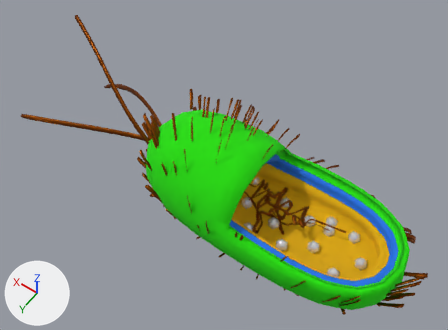
An edit to the glTF model scene.glb, drawn before and after from the same camera.
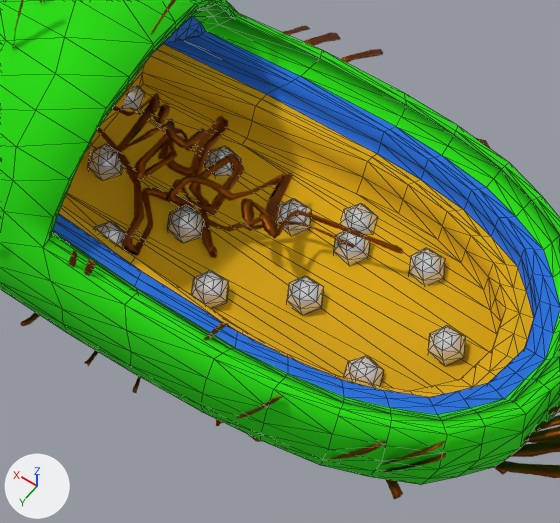
Old and new are each drawn whole from a camera (50 mm lens) standing at (-5.31, 10.02, 16.46) and looking at (2.21, -0.51, -0.08) and again close up on the part from 47% to 89% of the width and 45% to 98% of the height. Every picture has the same lights, and +X, +Y and +Z are marked at lower left. The close-ups show mesh edges as thin lines.

In view in the first close-up: 'Lines', 'Mesh', 'Sphere', 'cell'.
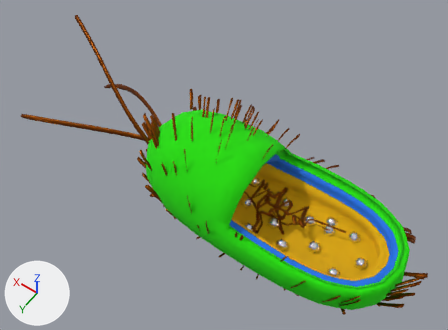
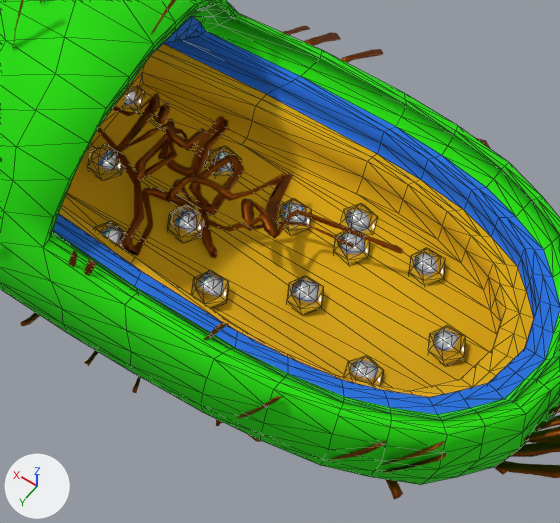
The change in detail:
In material 'ribo' (mat_ribo), metallic goes from 0.5 to 1.0.
In material 'ribo' (mat_ribo), roughness goes from 0.0 to 0.2.

Location of each change, (x1, y1, x2, y2) in pixels of the close-ups (560 x 523 px):
'Sphere', surface changed: (88, 86, 466, 385) in both
